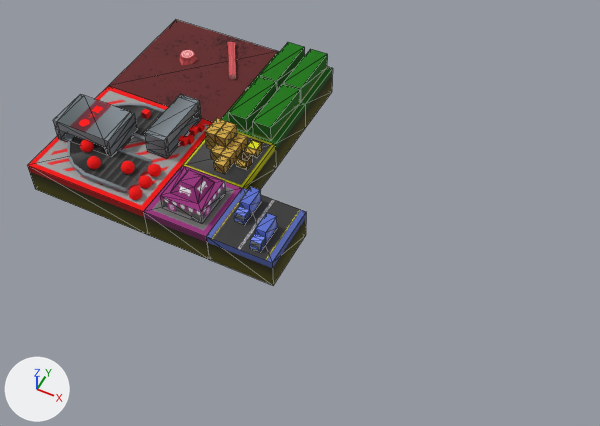
Before and after pictures for a commit that changed the glTF model public/vrfood3/tofuscene07.gltf.
Camera for both pictures: a camera (50 mm lens) standing at (5.36, -7.46, 8.53) and looking at (1.85, -0.44, -0.25). The axes (+X, +Y, +Z) are drawn at lower left. The lights are the same throughout. Mesh edges are drawn as thin lines on the coarser meshes. Where no turn or scale is listed for an object, it has been applied to the vertices.

Script lines for the objects in view, before the commit:
```python
me_cube_088 = bpy.data.meshes.new('Cube.088')
me_cube_088.from_pydata(...)  # 8 vertices, 10 faces; spans x -0.152..0.152, y -0.477..0.477, z -0.16..0.112
me_cube_088.materials.append(mat_mblocs_376)  # picture img_newblocks
me_cube_133 = bpy.data.meshes.new('Cube.133')
me_cube_133.from_pydata(...)  # a box spanning x -0.5..0.5, y -0.5..0.5, z -0.25..0.25
me_cube_133.materials.append(mat_mblocs_376)  # picture img_newblocks
me_cube_134 = bpy.data.meshes.new('Cube.134')
me_cube_134.from_pydata(...)  # a box spanning x -0.5..0.5, y -0.5..0.5, z -0.25..0.25
me_cube_134.materials.append(mat_mblocs_376)  # picture img_newblocks
ob_bfarm_plant_001 = bpy.data.objects.new('bFarm_plant.001', me_cube_088)
ob_bfarm_plant_001.location = (0.36, 0.95, 0.14)
ob_bpackaging_004 = bpy.data.objects.new('bPackaging.004', me_cube_133)
ob_bpackaging_004.location = (0.51, -0.08, -0.25)
ob_btransport_004 = bpy.data.objects.new('bTransport.004', me_cube_134)
ob_btransport_004.location = (1.51, -1.08, -0.25)
# also in view: 'bFarm.052' at (0.51, 1.92, -0.25); 'bRetail.003' at (0.51, -1.08, -0.25); 'bFarm_plant.003' at (0.76, 1.94, 0.12); 'bus.001' at (1.72, -1.26, 0.11); 'Cube.083' at (-0.75, -1.09, 0.07)
```
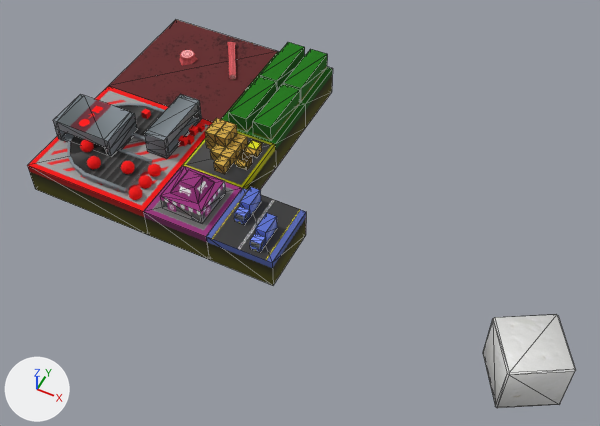
The newer file is also turned or shifted as a whole; pictures and numbers use the older file's frame.

Changed parts and their boxes [x1, y1, x2, y2] in the pictures (600 x 426 px):
'Cube.142', added: after [483, 314, 576, 408]

Diff of the bpy script that builds the scene:
```diff
--- a/public/vrfood3/tofuscene07.gltf.py
+++ b/public/vrfood3/tofuscene07.gltf.py
@@ img_tofu @@
+img_tofu = load_image('tofu', '_unpacked/tofu', 1024, 1024, 'sRGB')
@@ mat_tofu_001 @@
+mat_tofu_001 = principled_material('tofu.001')
+mat_tofu_001.texture = img_tofu
@@ me_cube_145 @@
+me_cube_145.from_pydata(...)  # 24 vertices, 44 faces; spans x -0.503..0.503, y -0.503..0.503, z -0.375..0.375
+me_cube_145.materials.append(mat_tofu_001)  # picture img_tofu
@@ ob_cube_142 @@
+ob_cube_142 = bpy.data.objects.new('Cube.142', me_cube_145)
+ob_cube_142.location = (5.4, -1.78, 0.34)
```
